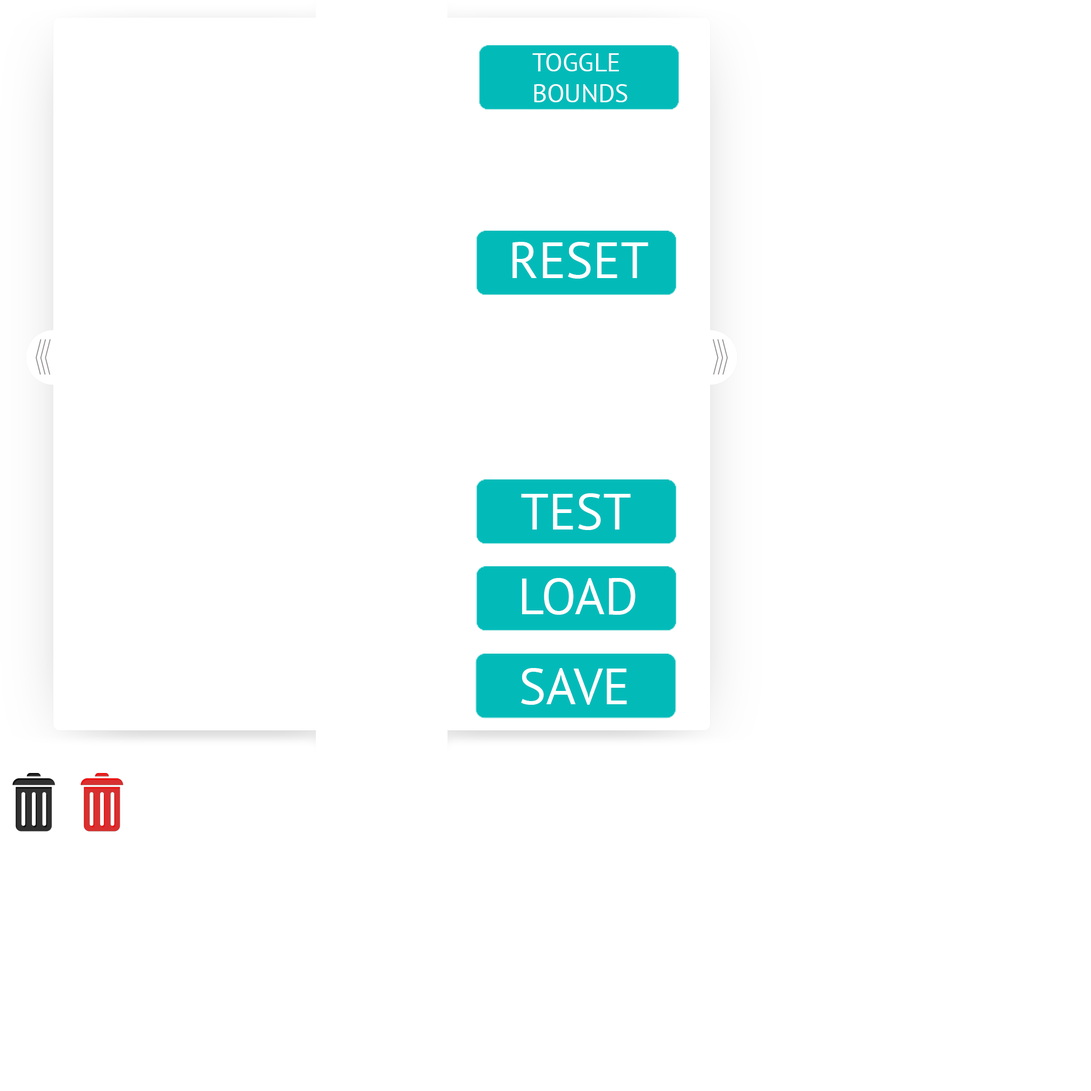
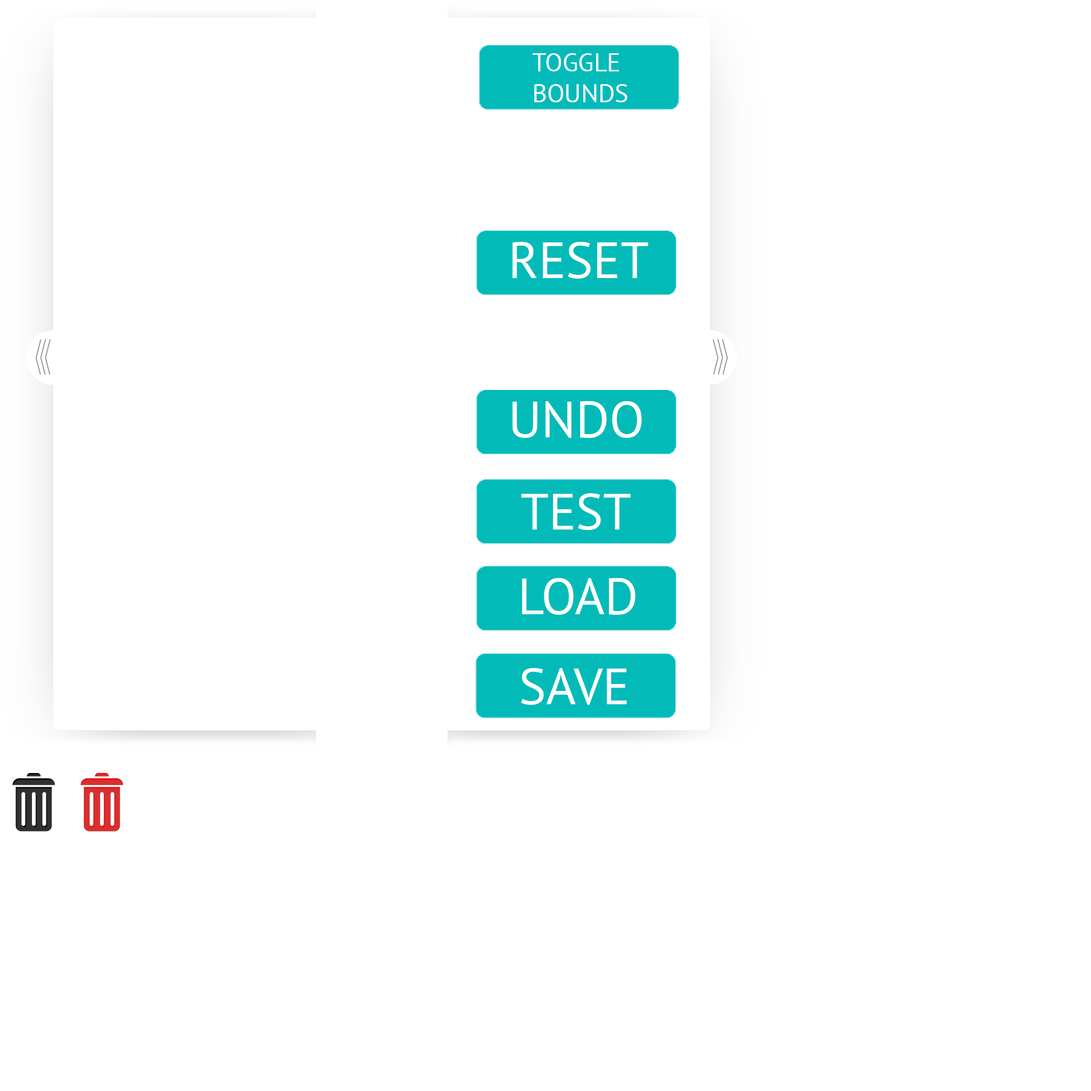
Comparing the layer stacks of the two w=1091, h=1091 images. Changes:
added layer "UNDO" above "undo button" over [512, 401, 643, 439]
added layer "undo button" above "RESET" over [475, 390, 677, 456]
